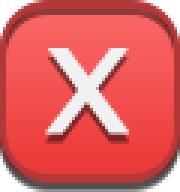
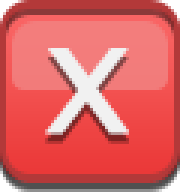
Before/after of a 180 × 192 layered artwork. What changed in the layer stack:
painted on "Rectangle 1 copy" over (0, 0, 180, 180)
added layer "Rectangle 2" (87%) above "Rectangle 1" over (12, 21, 168, 90)
painted on "Rectangle 1" over (0, 3, 180, 183)
